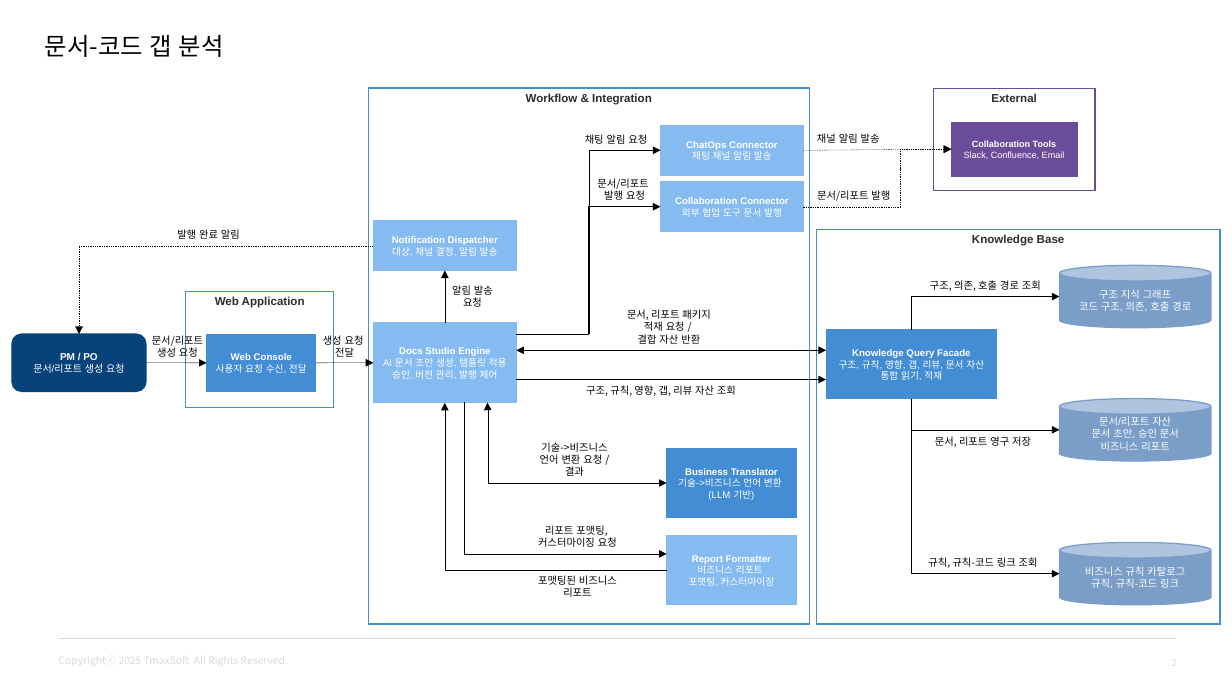
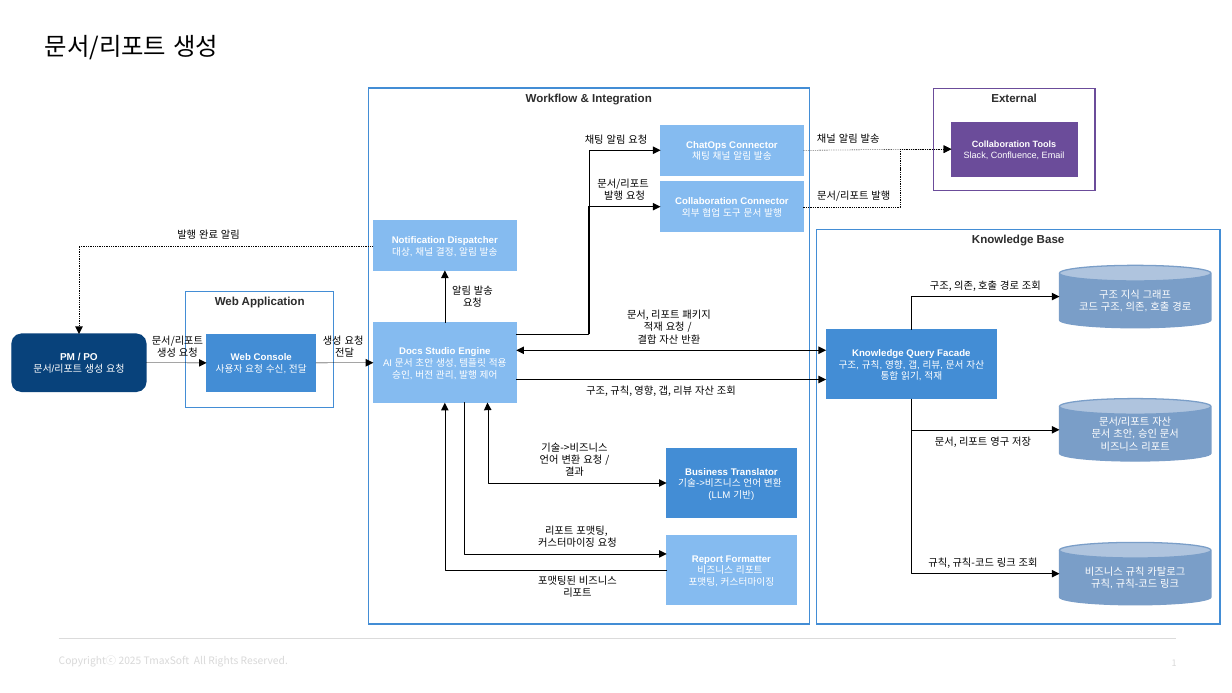
Before and after one commit to bus1029/TCI, a slide deck: slide 1 of feature-slice/09b-document-report-generation/document-report-generation.pptx (slide 2 before the commit). Drawn at 1232x693 pixels with LibreOffice and Linux fonts; fonts in the diff are those of the drawing; background and template pictures are left out. Boxes give left, top, right and bottom in pixels: in the first picture for what was removed or moved away, otherwise in the second. Text is boxed around its words. In the diff, an @@ line names an element or a change of style, - is before the commit and + after.

Commit message:
docs: 최종 다이어그램 정제
- 문서간 포맷 통일
- 오타 수정, 빠져있는 부분 추가

```diff
--- a/feature-slice/09b-document-report-generation/document-report-generation.pptx
+++ b/feature-slice/09b-document-report-generation/document-report-generation.pptx
@@ text at (45,35,218,60): text changed @@
-문서-코드 갭 분석
+문서/리포트 생성
```
Also in this commit, not shown: 1 slide removed, 13 other files.
